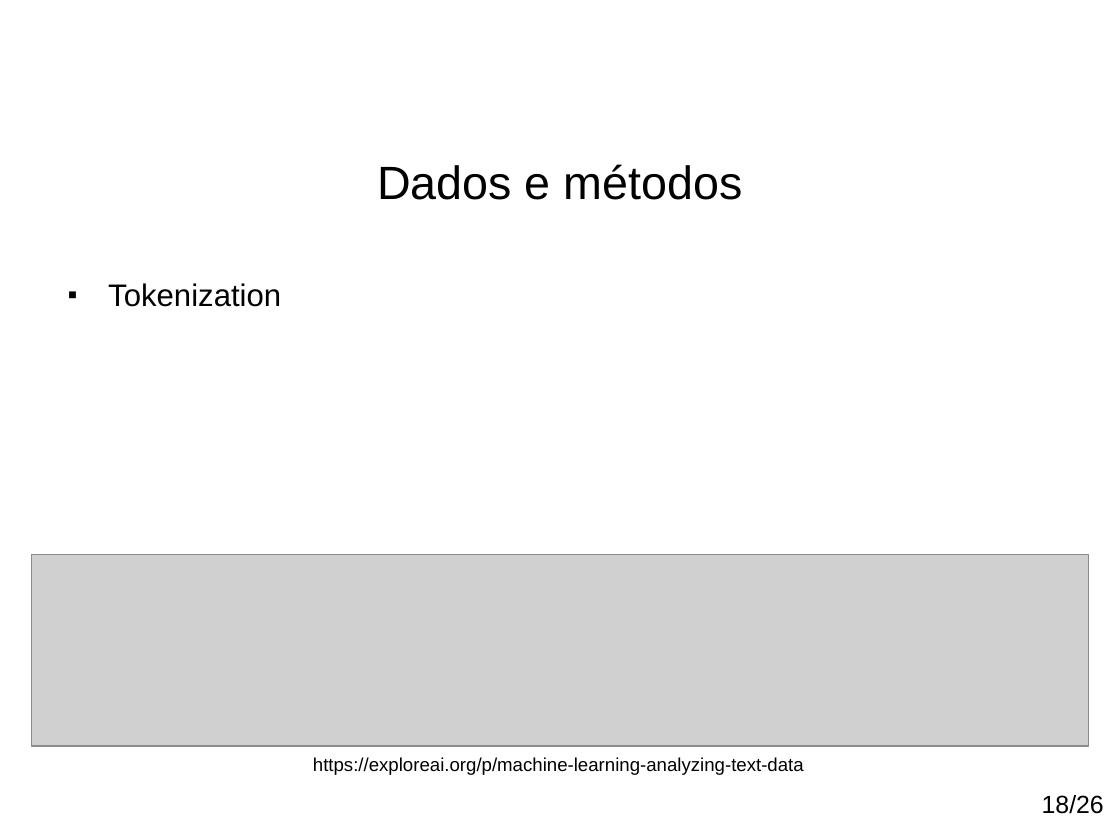
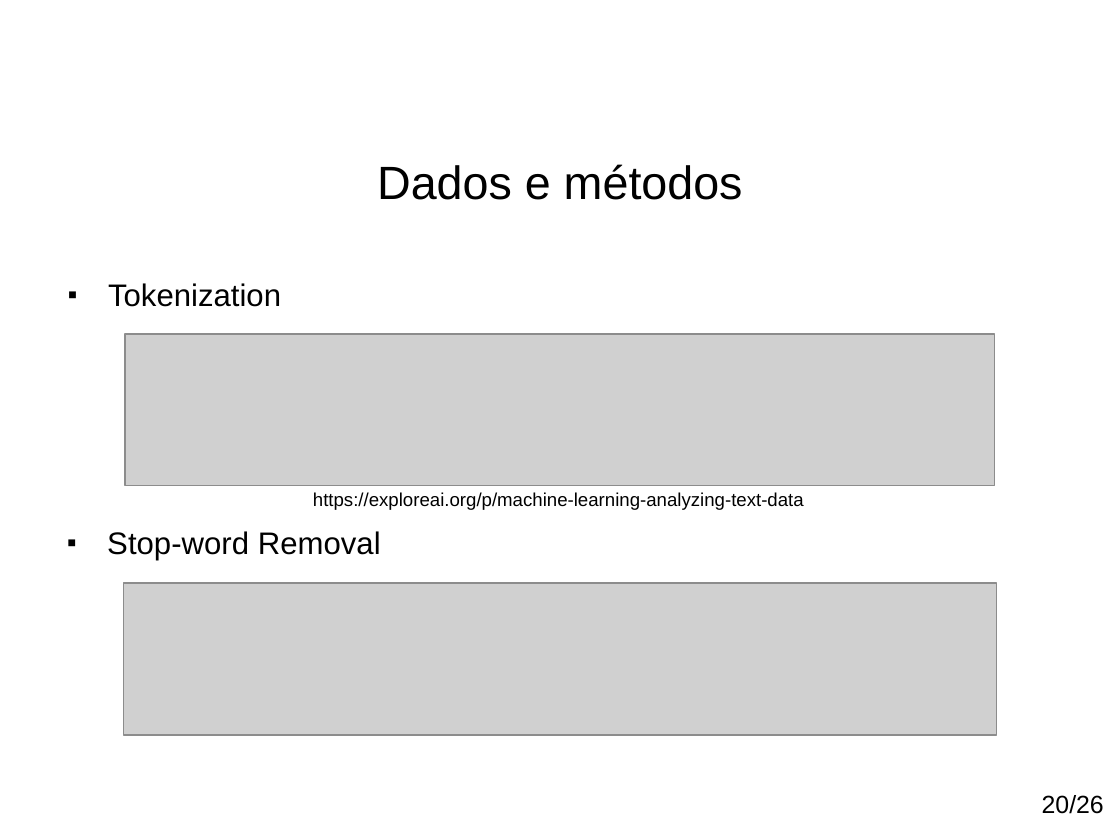
Before and after one commit to paulohq/apresentacao-NLP, a slide deck: slide 22 of apresentacao-mineracao-de-sugestoes.ppt (slide 24 before the commit). Drawn at 1120x840 pixels with LibreOffice and Linux fonts; fonts in the diff are those of the drawing; grey boxes stand for pictures; background and template pictures are left out. Boxes give left, top, right and bottom in pixels: in the first picture for what was removed or moved away, otherwise in the second. Text is boxed around its words. In the diff, an @@ line names an element or a change of style, - is before the commit and + after.

```diff
--- a/apresentacao-mineracao-de-sugestoes.ppt
+++ b/apresentacao-mineracao-de-sugestoes.ppt
@@ text "Tokenization" at (x1=108, y1=283, x2=281, y2=307): indent changed @@
@@ picture added at (x1=125, y1=334, x2=996, y2=485) @@
@@ text "https://exploreai.org/p/machine-learning-analyzing-text-data" moved from (x1=313, y1=757, x2=804, y2=775) to (x1=313, y1=492, x2=804, y2=510) @@
@@ text added at (x1=107, y1=531, x2=381, y2=560), 20 pt, text #000000 @@
+■ Stop-word Removal
@@ picture resized from (x1=31, y1=554, x2=1089, y2=746) to (x1=123, y1=582, x2=997, y2=735) @@
@@ text at (x1=1042, y1=795, x2=1104, y2=814): text changed @@
-18/26
+20/26
```
Also in this commit, not shown: 25 other slides changed, 4 slides removed, 2 other files.
